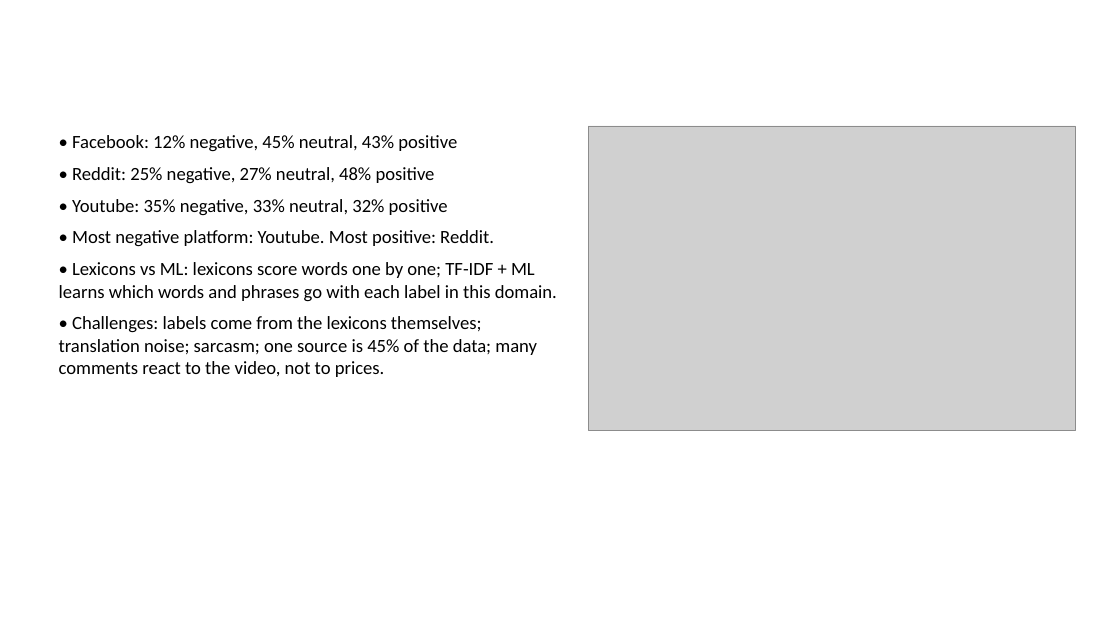
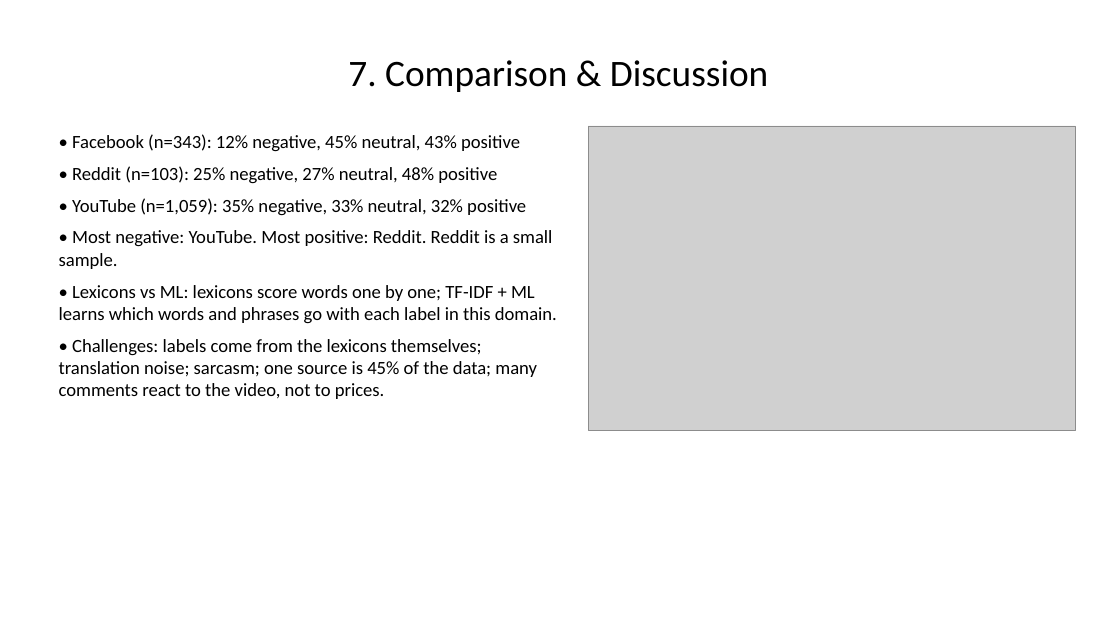
Before and after one commit to msallsundaee/Sentiment-Analysis, a slide deck: slide 8 of results/Sentiment_Analysis_Inflation.pptx. Drawn at 1120x630 pixels with LibreOffice and Linux fonts; fonts in the diff are those of the drawing; grey boxes stand for pictures. Boxes give left, top, right and bottom in pixels: in the first picture for what was removed or moved away, otherwise in the second. Text is boxed around its words. In the diff, an @@ line names an element or a change of style, - is before the commit and + after.

```diff
--- a/results/Sentiment_Analysis_Inflation.pptx
+++ b/results/Sentiment_Analysis_Inflation.pptx
@@ title added at <box>348,60,769,92</box>, 32 pt, text #000000 @@
+7. Comparison & Discussion
@@ text at <box>59,134,553,269</box>: text changed @@
-• Facebook: 12% negative, 45% neutral, 43% positive
-• Reddit: 25% negative, 27% neutral, 48% positive
-• Youtube: 35% negative, 33% neutral, 32% positive
-• Most negative platform: Youtube. Most positive: Reddit.
+• Facebook (n=343): 12% negative, 45% neutral, 43% positive
+• Reddit (n=103): 25% negative, 27% neutral, 48% positive
+• YouTube (n=1,059): 35% negative, 33% neutral, 32% positive
+• Most negative: YouTube. Most positive: Reddit. Reddit is a small sample.
```
Also in this commit, not shown: 10 other slides changed, 12 other files.
